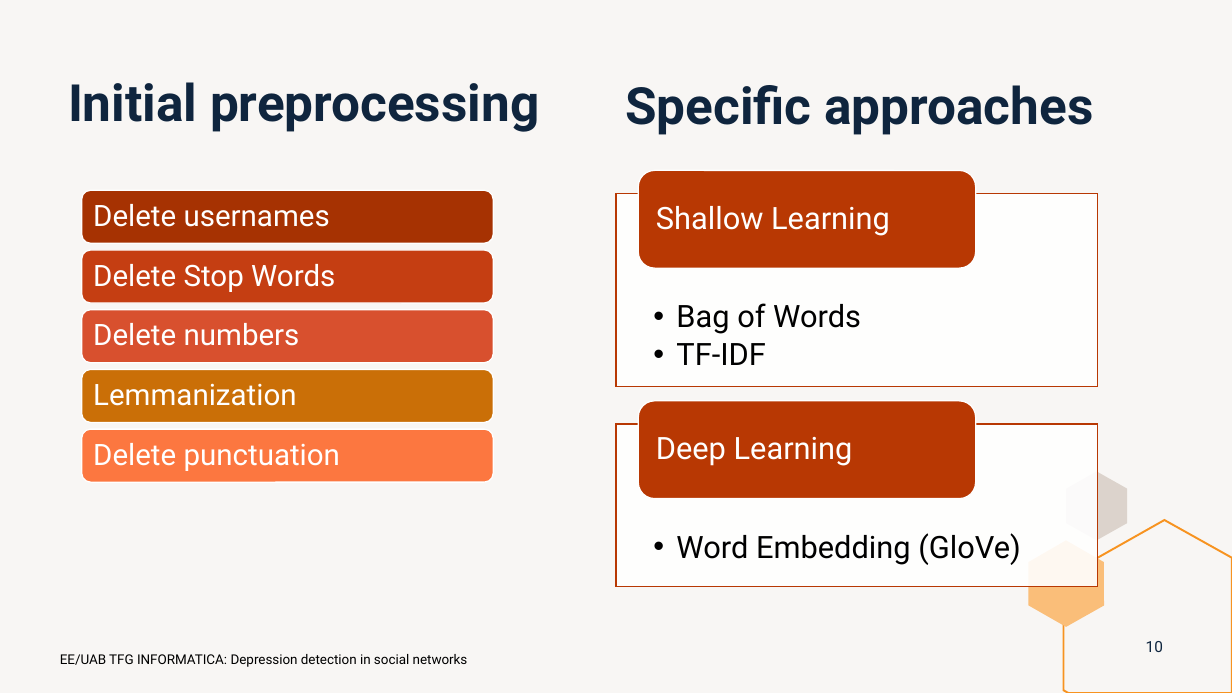
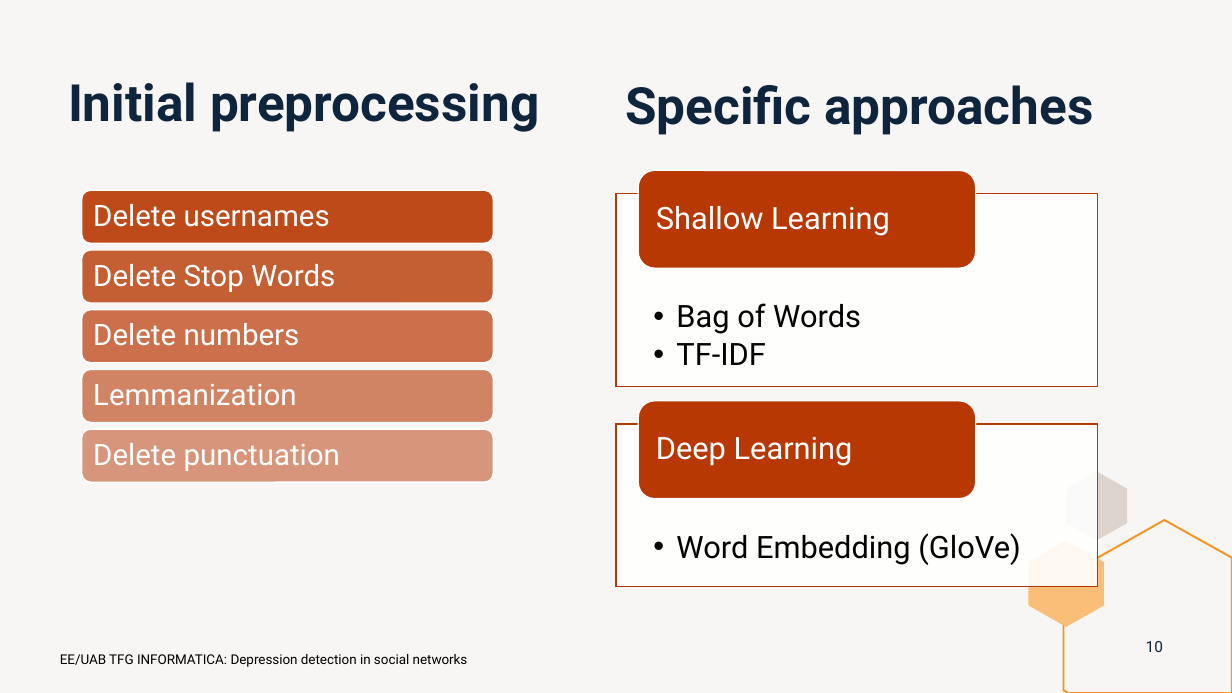
Before and after one commit to marti1999/TFG, a slide deck: slide 10 of informes/presentation.pptx. Drawn at 1232x693 pixels with LibreOffice and Linux fonts; fonts in the diff are those of the drawing. Boxes give left, top, right and bottom in pixels: in the first picture for what was removed or moved away, otherwise in the second. Text is boxed around its words. In the diff, an @@ line names an element or a change of style, - is before the commit and + after.

```diff
--- a/informes/presentation.pptx
+++ b/informes/presentation.pptx
@@ rounded rectangle at [81, 190, 493, 243]: fill #A73303 to #B83803 at 90% opacity @@
@@ rounded rectangle at [81, 250, 493, 303]: fill #C63F13 to #B83803 at 80% opacity @@
@@ rounded rectangle at [81, 310, 493, 362]: fill #D75231 to #B83803 at 70% opacity @@
@@ rounded rectangle at [81, 370, 493, 422]: fill #CA6F07 to #B83803 at 60% opacity @@
@@ rounded rectangle at [81, 429, 493, 482]: fill #FC7740 to #B83803 at 50% opacity @@
```
Also in this commit, not shown: 4 other slides changed, 1 other file.
